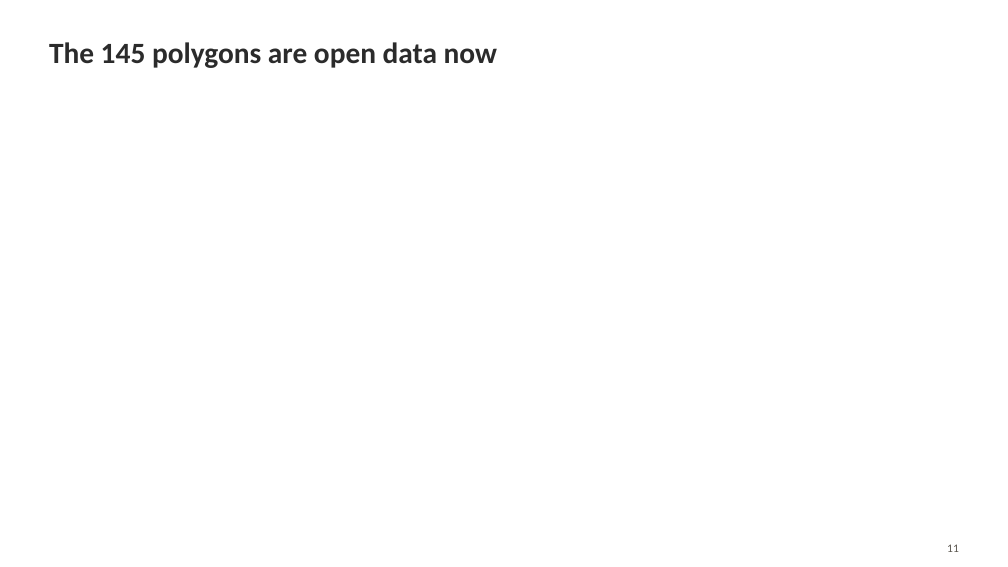
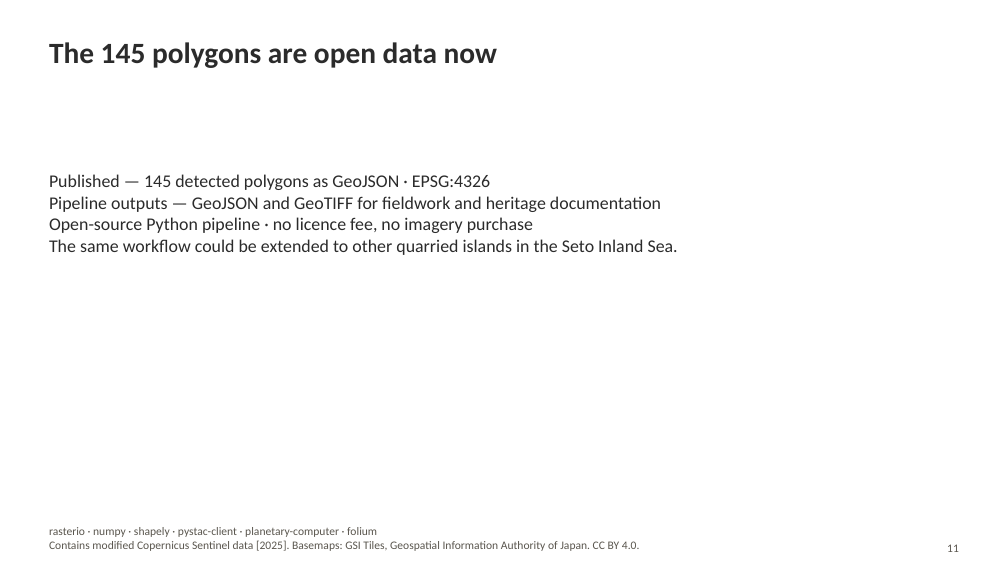
Before and after one commit to mopinfish/geo-laboratory, a slide deck: slide 11 of docs/presentations/exp002_kitagi_foss4g2026_presentation.pptx. Drawn at 1008x567 pixels with LibreOffice and Linux fonts; fonts in the diff are those of the drawing. Boxes give left, top, right and bottom in pixels: in the first picture for what was removed or moved away, otherwise in the second. Text is boxed around its words. In the diff, an @@ line names an element or a change of style, - is before the commit and + after.

```diff
--- a/docs/presentations/exp002_kitagi_foss4g2026_presentation.pptx
+++ b/docs/presentations/exp002_kitagi_foss4g2026_presentation.pptx
@@ text added at <box>49,174,678,255</box>, 17 pt, text #2B2B2B @@
+Published — 145 detected polygons as GeoJSON · EPSG:4326
+Pipeline outputs — GeoJSON and GeoTIFF for fieldwork and heritage documentation
+Open-source Python pipeline · no licence fee, no imagery purchase
+The same workflow could be extended to other quarried islands in the Seto Inland Sea.
@@ text added at <box>49,527,640,551</box>, 11 pt, text #5A564E @@
+rasterio · numpy · shapely · pystac-client · planetary-computer · folium
+Contains modified Copernicus Sentinel data [2025]. Basemaps: GSI Tiles, Geospatial Information Authority of Japan. CC BY 4.0.
```
Also in this commit, not shown: 11 other slides changed, 2 other files.
